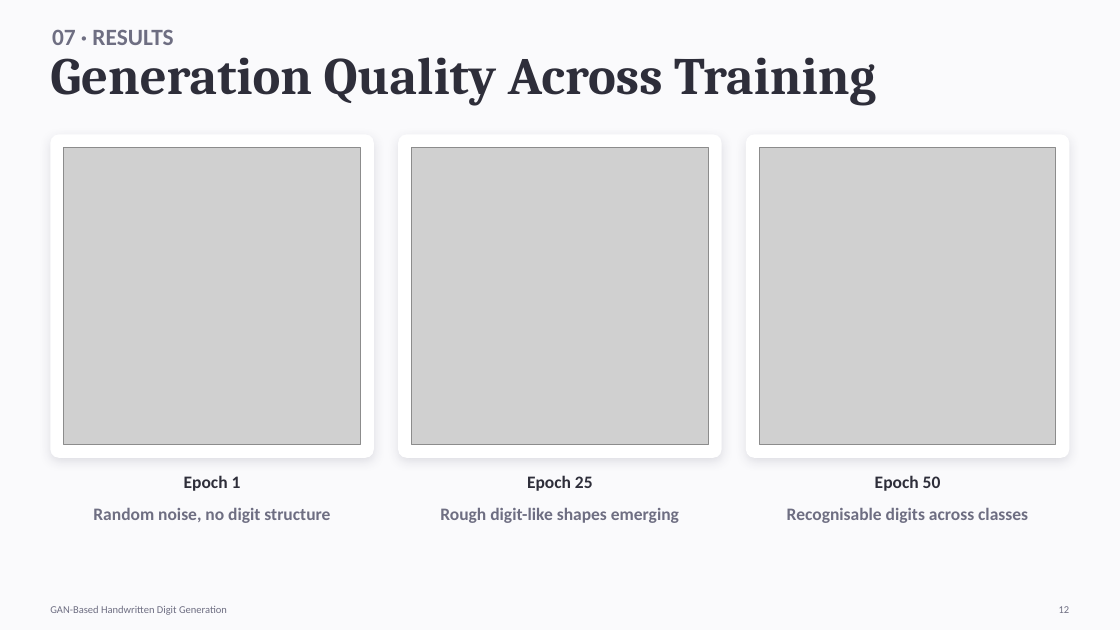
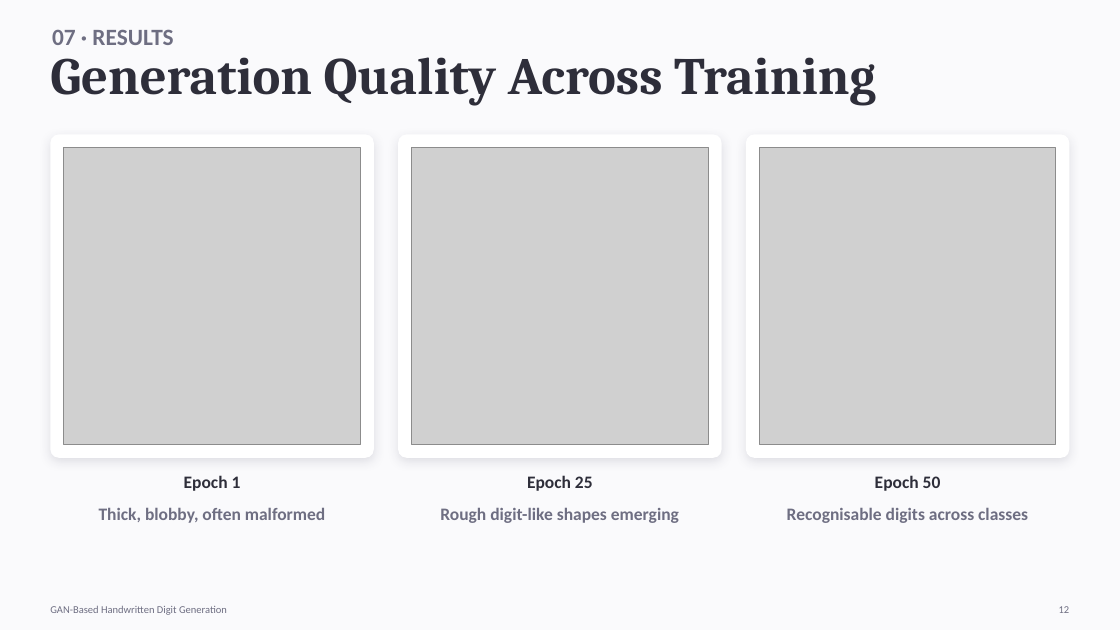
Before and after one commit to Stoobyy/gan-handwriting, a slide deck: slide 12 of Presentation PPT/Presentation PPT.pptx. Drawn at 1120x630 pixels with LibreOffice and Linux fonts; fonts in the diff are those of the drawing; grey boxes stand for pictures. Boxes give left, top, right and bottom in pixels: in the first picture for what was removed or moved away, otherwise in the second. Text is boxed around its words. In the diff, an @@ line names an element or a change of style, - is before the commit and + after.

```diff
--- a/Presentation PPT/Presentation PPT.pptx
+++ b/Presentation PPT/Presentation PPT.pptx
@@ text at bbox=[99, 508, 325, 523]: text changed @@
-Random noise, no digit structure
+Thick, blobby, often malformed
```
Also in this commit, not shown: 11 other slides changed, 14 other files.
